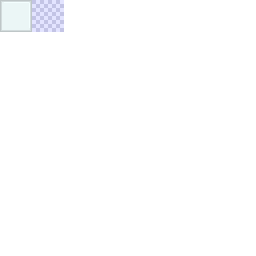
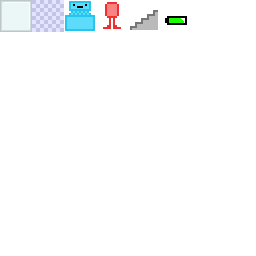
Layer changes from the first 256x256 image to the second:
renamed "Layer 2" to "content", painted on it over [65, 1, 187, 31]
renamed "Layer 1" to "bg", hid it, painted on it over [65, 1, 187, 31]
